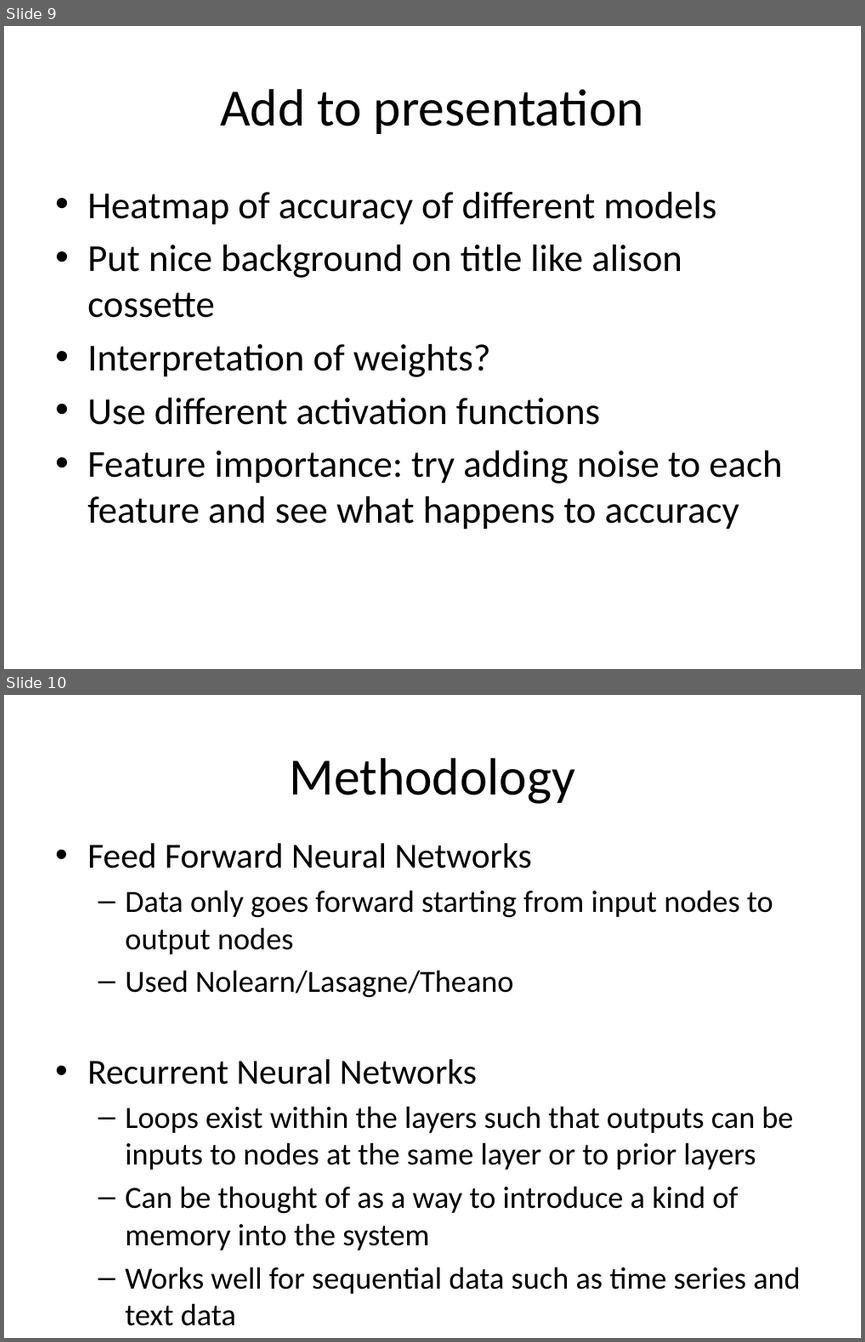
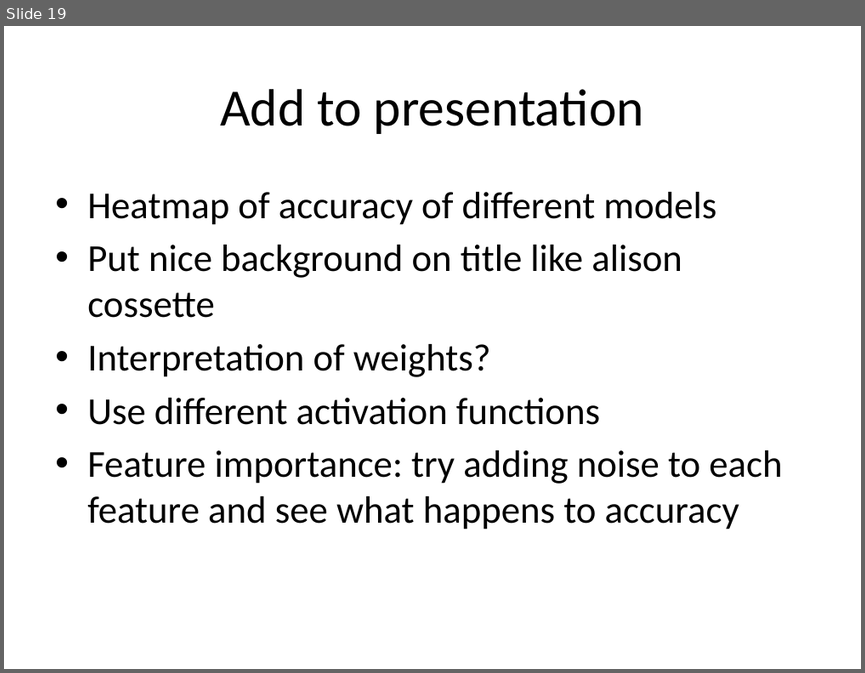
Before and after one commit to wilkung/Predicting_Markets_with_Neural_Nets, a slide deck: Kojack_Presentation.pptx. Shown one above the other, each under a label of ours: slides 9 and 10 before the commit, slide 19 after it. The pictures are 865x1342 and 865x673 pixels, drawn with LibreOffice and Linux fonts; fonts in the diff are those of the drawing. Boxes give left, top, right and bottom in pixels: in the first picture for what was removed or moved away, otherwise in the second. Text is boxed around its words. In the diff, an @@ line names an element or a change of style, - is before the commit and + after.

```diff
--- a/Kojack_Presentation.pptx
+++ b/Kojack_Presentation.pptx
@@ slide 10 removed at (x1=4, y1=695, x2=861, y2=1338), background #FFFFFF @@
@@ title removed at (x1=289, y1=758, x2=575, y2=804) @@
-Methodology
@@ text removed at (x1=87, y1=843, x2=800, y2=1293) @@
-• Feed Forward Neural Networks
-  – Data only goes forward starting from input nodes to output nodes
-  – Used Nolearn/Lasagne/Theano
-• Recurrent Neural Networks
-  – Loops exist within the layers such that outputs can be inputs to nodes at the same layer or to prior layers
-  – Can be thought of as a way to introduce a kind of memory into the system
-  – Works well for sequential data such as time series and text data
-  – Used PyBrain
@@ what was slide 9 is now slide 19 @@
```
Also in this commit, not shown: 9 slides changed, 6 slides added, 4 other slides removed, 10 other files.
